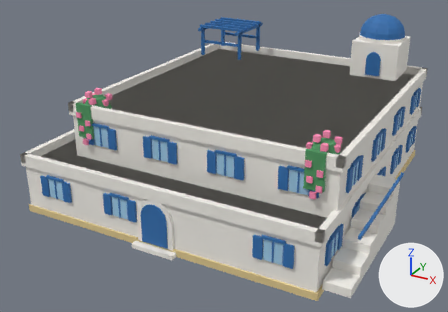
One commit to the Blender file assets/managed-models/buildings/house-2x2-2f-aegean-a/house-2x2-2f-aegean-a.blend: the scene before it, then after it.
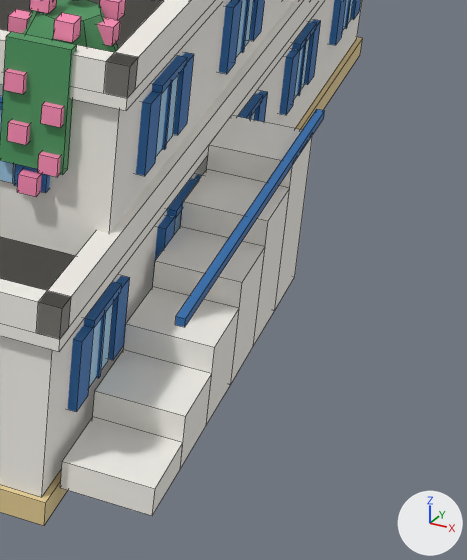
There are two pictures of each version: one whole from a 50 mm camera at (1.62, -3.28, 1.8) aimed at (-0.09, -0.18, 0.25), one close up on the part from 68% to 100% of the width and 44% to 100% of the height. Lighting does not change. The marker at lower right points along +X, +Y and +Z. The older version's two pictures come first. The close-ups show mesh edges as thin lines.

Names of what the first close-up shows: 'house-2x2-2f-aegean-a'.
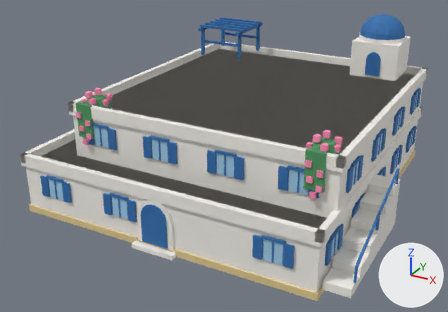
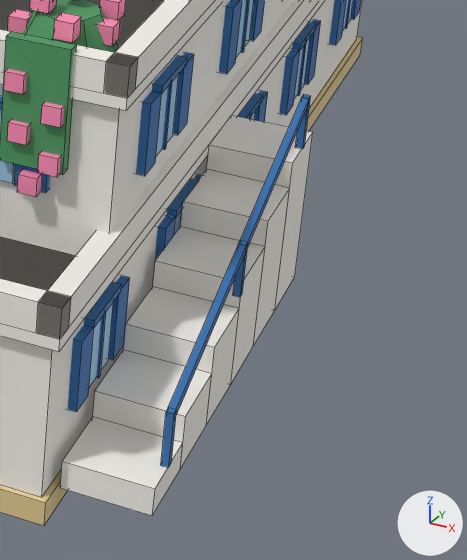
Boxes (x1, y1, x2, y2) around the edits, measured in the close-ups (467 x 560 px; the box of a moved part takes in the faces that stretch with it):
part 1 of me_house_2x2_2f_aegean_a, moved or reshaped: before (175, 109, 325, 327); after (167, 98, 309, 415)
part 2 of me_house_2x2_2f_aegean_a, added (blue): after (161, 410, 177, 468)
part 3 of me_house_2x2_2f_aegean_a, added: after (233, 243, 248, 297)
part 4 of me_house_2x2_2f_aegean_a, added: after (296, 94, 311, 149)

The edits, one by one:
me_house_2x2_2f_aegean_a is used by ob_house_2x2_2f_aegean_a; location (0.0, 0.0, 0.0).
me_house_2x2_2f_aegean_a had 1992 vertices, 1507 faces and spanned x -1.0..0.99, y -1.0..1.0, z 0.0..1.03.
me_house_2x2_2f_aegean_a now has 2016 vertices, 1525 faces and spans x -1.0..0.99, y -1.0..1.0, z 0.0..1.03.
me_house_2x2_2f_aegean_a part 1: the loose piece of 8 vertices spanning x 0.97..0.99, y -0.85..-0.07, z 0.32..0.33 is turned 19.7 degrees about the x axis through its middle and scaled by 0.885, then moved by (0.0, -0.07, -0.04).
me_house_2x2_2f_aegean_a part 2: a new loose piece, a box spanning x 0.974..0.986, y -0.856..-0.844, z 0.087..0.179, in mat_m_house_2x2_2f_aegean_a.
me_house_2x2_2f_aegean_a part 3: a new loose piece, a box spanning x 0.974..0.986, y -0.531..-0.519, z 0.203..0.295, in mat_m_house_2x2_2f_aegean_a.
me_house_2x2_2f_aegean_a part 4: a new loose piece, a box spanning x 0.974..0.986, y -0.206..-0.194, z 0.32..0.412, in mat_m_house_2x2_2f_aegean_a.
